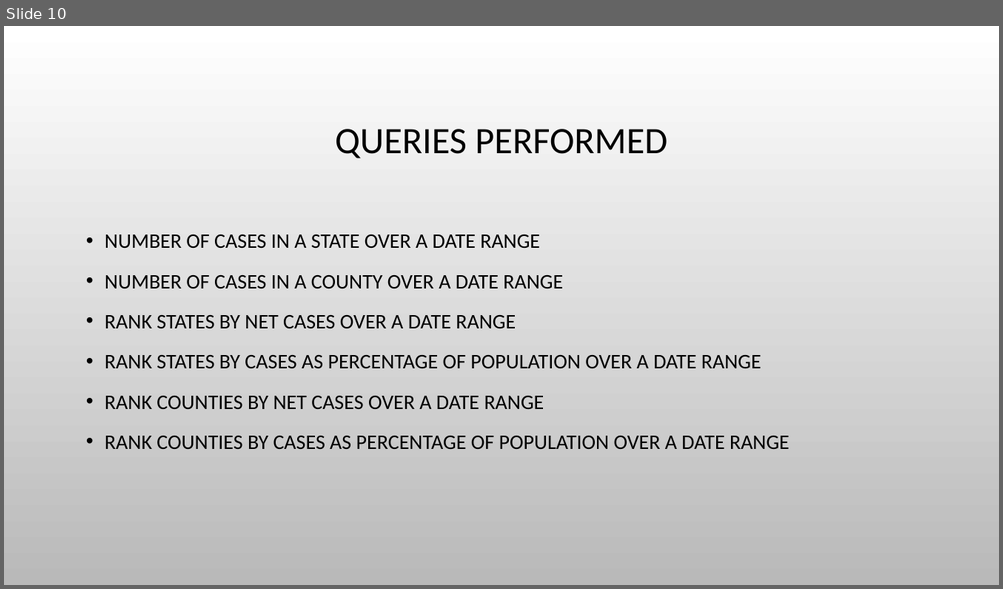
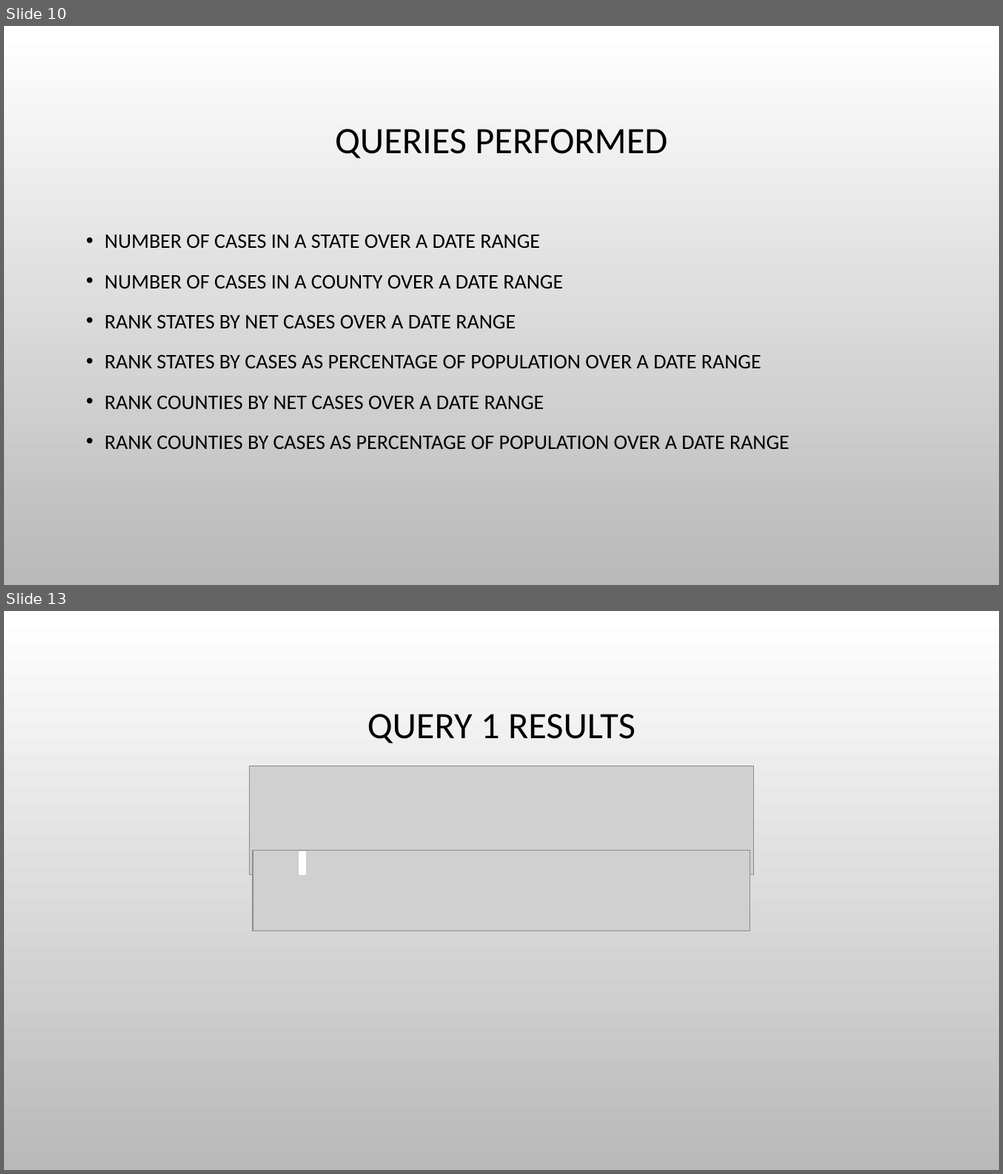
Before and after one commit to abpwrs/ece-5995-fa20-final-project, a slide deck: Final_presentation.pptx. Shown one above the other, each under a label of ours: slide 10 before the commit, slides 10 and 13 after it; the slides between them are not shown. The pictures are 1003x589 and 1003x1174 pixels, drawn with LibreOffice and Linux fonts; fonts in the diff are those of the drawing; grey boxes stand for pictures; background and template pictures are left out. Boxes give left, top, right and bottom in pixels: in the first picture for what was removed or moved away, otherwise in the second. Text is boxed around its words. In the diff, an @@ line names an element or a change of style, - is before the commit and + after.

```diff
--- a/Final_presentation.pptx
+++ b/Final_presentation.pptx
@@ slide 13 added at (4, 611, 999, 1170), background picture (left out) @@
@@ title added at (367, 714, 635, 743), 36 pt, text #000000 @@
+QUERY 1 RESULTS
@@ picture added at (249, 766, 753, 875) @@
@@ picture added at (253, 851, 750, 931) @@
@@ rectangle added at (299, 852, 305, 874), fill #FFFFFF, outline #FFFFFF 1.25 pt @@
```
Also in this commit, not shown: 6 slides changed, 5 other slides added.
